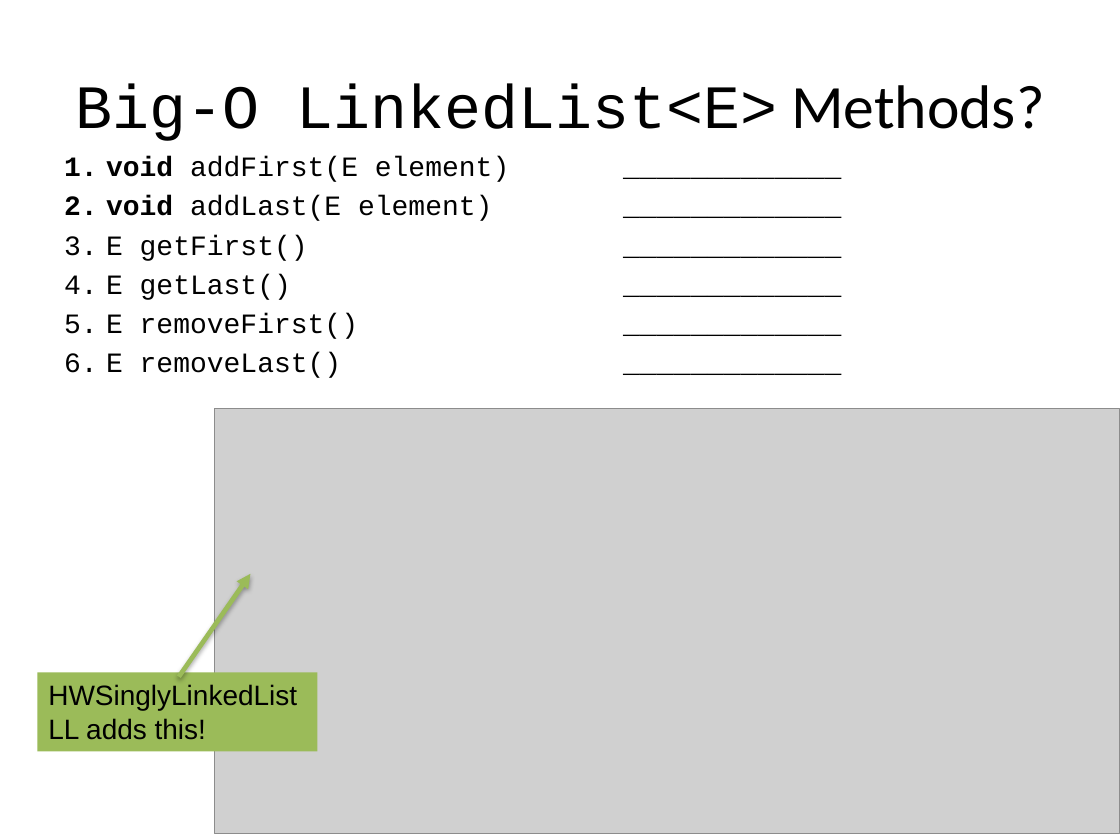
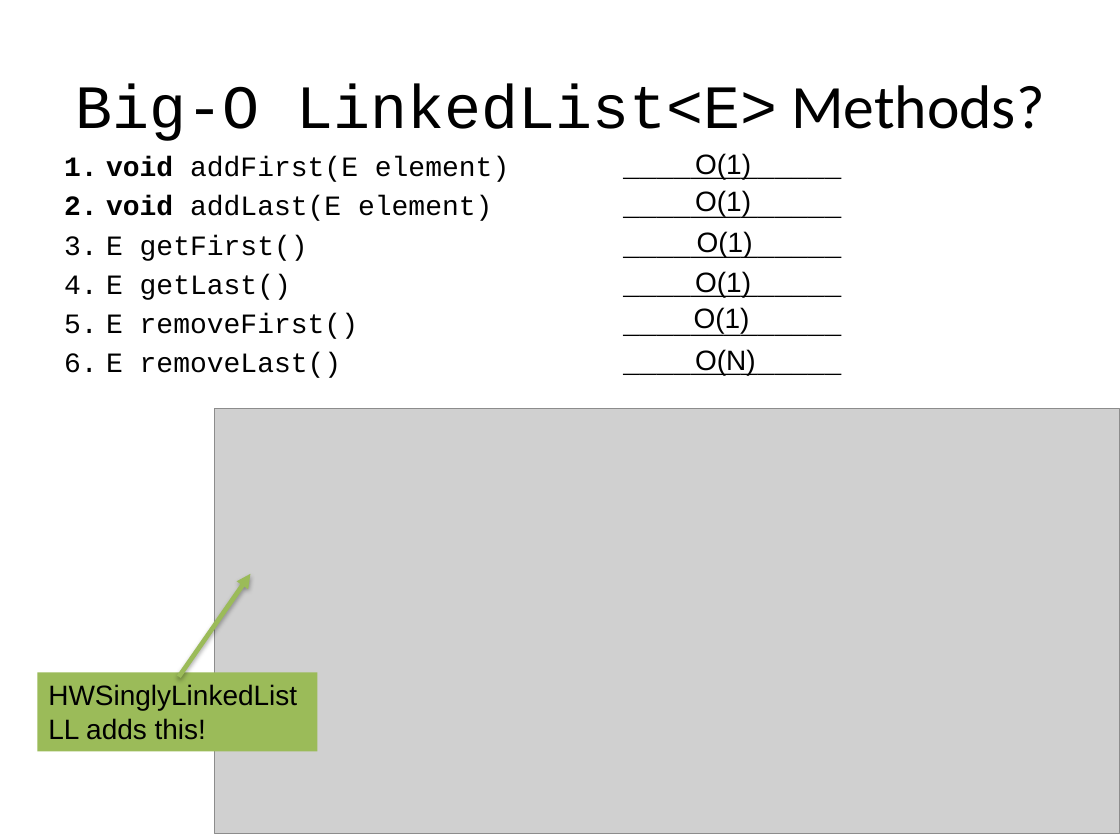
Before and after one commit to RHIT-CSSE/csse220, a slide deck: slide 11 of ClassMaterials/BigO/Slides/Part1-BigO.pptx. Drawn at 1120x840 pixels with LibreOffice and Linux fonts; fonts in the diff are those of the drawing; grey boxes stand for pictures. Boxes give left, top, right and bottom in pixels: in the first picture for what was removed or moved away, otherwise in the second. Text is boxed around its words. In the diff, an @@ line names an element or a change of style, - is before the commit and + after.

Commit message:
big o slide updates

```diff
--- a/ClassMaterials/BigO/Slides/Part1-BigO.pptx
+++ b/ClassMaterials/BigO/Slides/Part1-BigO.pptx
@@ text added at <box>695,153,751,179</box>, 18 pt, text #000000 @@
+O(1)
@@ text added at <box>695,190,751,216</box>, 18 pt, text #000000 @@
+O(1)
@@ text added at <box>697,231,753,257</box>, 18 pt, text #000000 @@
+O(1)
@@ text added at <box>695,271,751,297</box>, 18 pt, text #000000 @@
+O(1)
@@ text added at <box>694,307,750,333</box>, 18 pt, text #000000 @@
+O(1)
@@ text added at <box>695,349,756,375</box>, 18 pt, text #000000 @@
+O(N)
```
Also in this commit, not shown: 1 other slide changed, 1 slide added, 2 other files.
